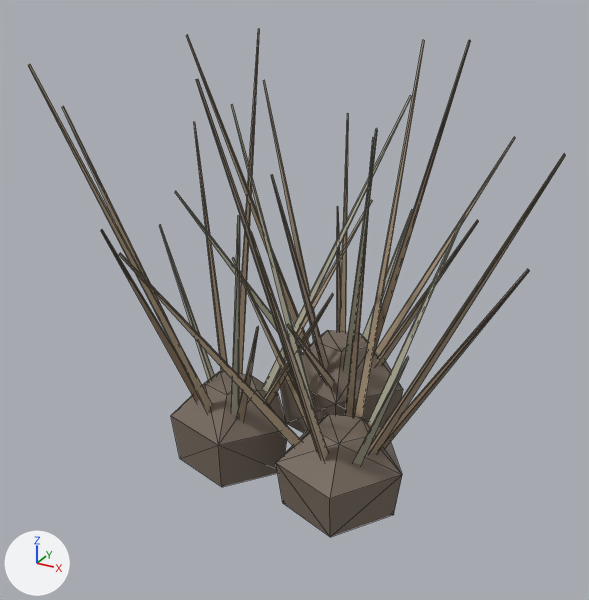
A saved change to the glTF model s2/models/props_field/thicket.glb.
Both versions are drawn from a 50 mm camera at (1.4, -2.8, 2.14) aimed at (-0.09, -0.1, 0.79). The axes (+X, +Y, +Z) are drawn at lower left. The lights are the same throughout. The older version comes first. Mesh edges are drawn as thin lines. Vertices at exactly the same position are counted once.

The first picture shows 'thicket'.
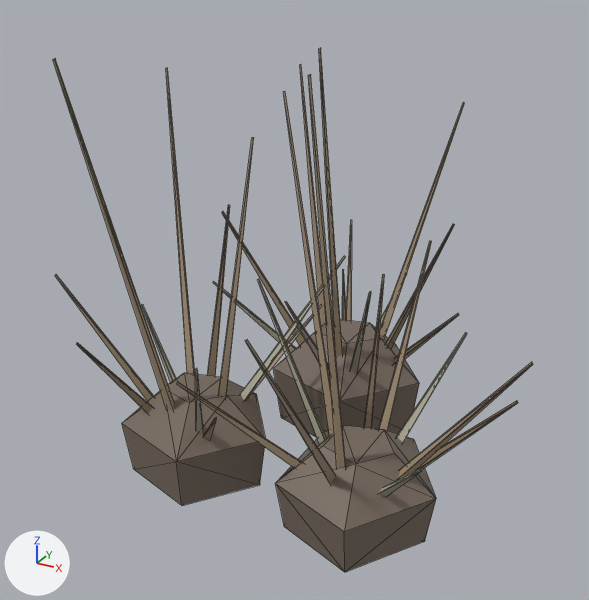
Diff of the bpy script that builds the scene:
```diff
--- a/s2/models/props_field/thicket.glb.py
+++ b/s2/models/props_field/thicket.glb.py
@@ me_thicket @@
 me_thicket.from_pydata(...)  # 249 vertices, 350 faces; spans x -0.96..0.96, y -0.96..0.96, z 0.0..1.8
+# me_thicket part 1: the loose piece of 15 vertices spanning x -0.57..-0.06, y -0.45..0.05, z 0.0..0.38 is scaled about its middle by (1.2, 1.25, 1.05), then moved by (-0.08, -0.13, 0.01)
+# me_thicket part 2: the loose piece of 15 vertices spanning x 0.0..0.48, y -0.51..0.04, z 0.0..0.34 is scaled about its middle by (1.21, 1.23, 1.06), then moved by (0.13, -0.09, 0.01)
+# me_thicket part 3: the loose piece of 15 vertices spanning x -0.3..0.26, y 0.03..0.55, z 0.0..0.44 is scaled about the mesh origin by (1.18, 1.24, 1.05)
+# me_thicket part 4: the loose piece of 6 vertices spanning x -0.5..-0.35, y -0.14..0.33, z 0.16..1.8 is multiplied about its middle by the matrix ((0.143, 0.515, -0.201), (-0.511, 0.203, 0.154), (0.21, 0.141, 0.512)), then moved by (-0.09, -0.14, -0.37)
+# me_thicket part 5: the loose piece of 6 vertices spanning x -0.91..-0.38, y -0.17..0.4, z 0.15..1.35 is multiplied about its middle by the matrix ((0.699, -0.749, 0.401), (0.727, 0.796, 0.22), (-0.44, 0.125, 1.001)), then moved by (0.01, -0.22, 0.15)
+# me_thicket part 6: the loose piece of 6 vertices spanning x -0.54..-0.35, y -0.96..-0.26, z 0.16..1.8 is multiplied about its middle by the matrix ((0.215, 0.86, 0.323), (-0.87, 0.297, -0.212), (-0.295, -0.25, 0.86)), then moved by (-0.06, -0.02, 0.0)
+# me_thicket part 7: the loose piece of 6 vertices spanning x 0.2..0.28, y -0.16..0.26, z 0.14..1.8 is multiplied about its middle by the matrix ((-0.071, 0.555, -0.103), (-0.511, -0.019, 0.25), (0.24, 0.124, 0.501)), then moved by (0.13, -0.08, -0.37)
+# me_thicket part 8: the loose piece of 6 vertices spanning x -0.32..0.15, y -0.24..-0.16, z 0.14..1.57 is scaled about its middle by (0.872, 0.916, 0.537), then moved by (0.13, -0.09, -0.32)
+# me_thicket part 9: the loose piece of 6 vertices spanning x 0.08..0.21, y -0.95..-0.31, z 0.14..1.8 is scaled about its middle by (0.819, 0.831, 0.539), then moved by (0.13, -0.06, -0.37)
+# me_thicket part 10: the loose piece of 6 vertices spanning x 0.17..0.22, y -0.85..-0.31, z 0.14..1.35 is multiplied about its middle by the matrix ((0.07, 1.167, 0.497), (-1.243, 0.162, -0.204), (-0.251, -0.475, 1.151)), then moved by (0.13, -0.01, 0.22)
+# me_thicket part 11: the loose piece of 6 vertices spanning x 0.27..0.96, y -0.38..-0.24, z 0.14..1.58 is multiplied about its middle by the matrix ((0.586, 0.003, 0.1), (0.001, 0.594, -0.019), (-0.1, 0.019, 0.585)), then moved by (0.07, -0.09, -0.32)
+# me_thicket part 12: the loose piece of 6 vertices spanning x -0.52..-0.12, y 0.3..0.4, z 0.19..1.57 is multiplied about its middle by the matrix ((1.011, 0.014, 0.138), (-0.01, 1.019, -0.034), (-0.138, 0.032, 1.01)), then moved by (0.07, 0.05, 0.04)
+# me_thicket part 13: the loose piece of 6 vertices spanning x 0.03..0.43, y 0.29..0.33, z 0.19..1.8 is multiplied about its middle by the matrix ((-0.447, 0.045, 0.324), (-0.032, -0.552, 0.033), (0.326, 0.008, 0.448)), then moved by (0.0, 0.07, -0.37)
+# me_thicket part 14: 144 of 249 vertices moved; they spanned x -0.96..0.86, y -0.73..0.96, z 0.13..1.8 and now span x -0.96..0.89, y -0.8..0.96, z 0.14..1.8; mean shift (0.0, -0.04, -0.15); largest move (0.12, -0.53, 0.89) -> (0.05, -0.18, 1.8)
 me_thicket.materials.append(mat_defaultmaterial)
```

Location of each change, (x1, y1, x2, y2) in pixels of the pictures (589 x 600 px; the box of a moved part takes in the faces that stretch with it):
'thicket', reshaped (11% narrower)
    before: (28, 29, 566, 537)
    after: (53, 48, 533, 572)
part 1 of me_thicket, moved or reshaped
    before: (171, 371, 287, 487)
    after: (122, 373, 265, 506)
part 2 of me_thicket, moved or reshaped
    before: (276, 414, 402, 537)
    after: (276, 425, 436, 572)
part 3 of me_thicket, moved or reshaped
    before: (280, 330, 403, 433)
    after: (273, 320, 419, 437)
part 4 of me_thicket, moved or reshaped
    before: (239, 29, 260, 374)
    after: (208, 205, 230, 376)
part 5 of me_thicket, moved or reshaped
    before: (194, 122, 228, 372)
    after: (166, 68, 195, 374)
part 6 of me_thicket, moved or reshaped
    before: (28, 64, 212, 413)
    after: (53, 59, 174, 411)
part 7 of me_thicket, moved or reshaped
    before: (354, 40, 425, 418)
    after: (379, 241, 432, 430)
part 8 of me_thicket, moved or reshaped
    before: (231, 104, 319, 423)
    after: (258, 279, 326, 443)
part 9 of me_thicket, moved or reshaped
    before: (196, 79, 322, 458)
    after: (245, 340, 336, 485)
part 10 of me_thicket, moved or reshaped
    before: (250, 232, 328, 461)
    after: (308, 74, 346, 469)
part 11 of me_thicket, moved or reshaped
    before: (369, 154, 566, 454)
    after: (398, 362, 533, 479)
part 12 of me_thicket, moved or reshaped
    before: (263, 80, 316, 340)
    after: (300, 64, 326, 326)
part 13 of me_thicket, moved or reshaped
    before: (374, 40, 471, 353)
    after: (386, 224, 454, 349)
part 14 of me_thicket, moved or reshaped
    before: (62, 35, 529, 465)
    after: (55, 48, 518, 496)
